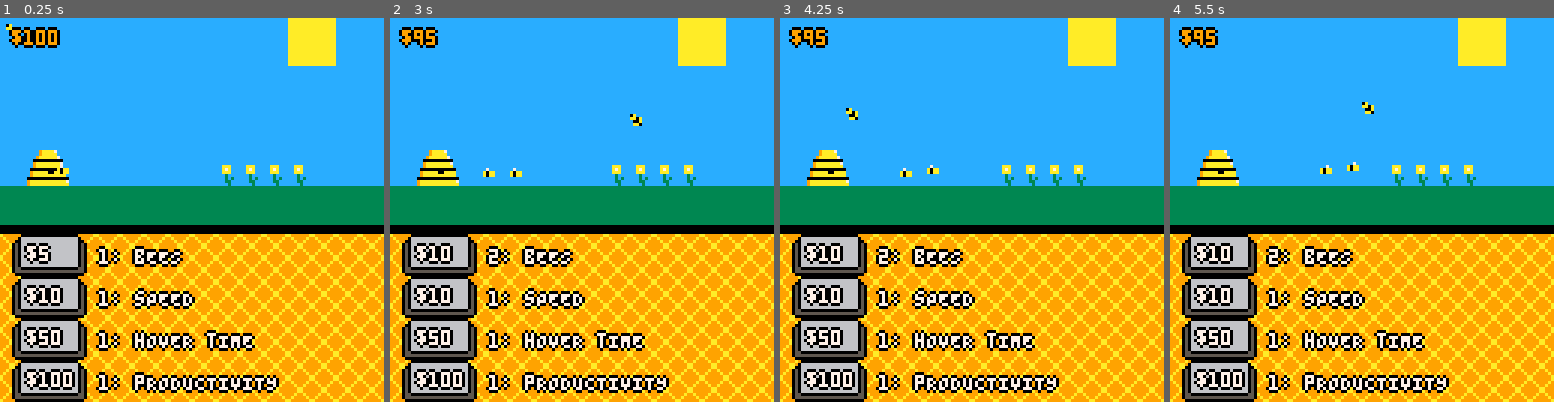
Above: before the commit, frames 1-4 (left to right).
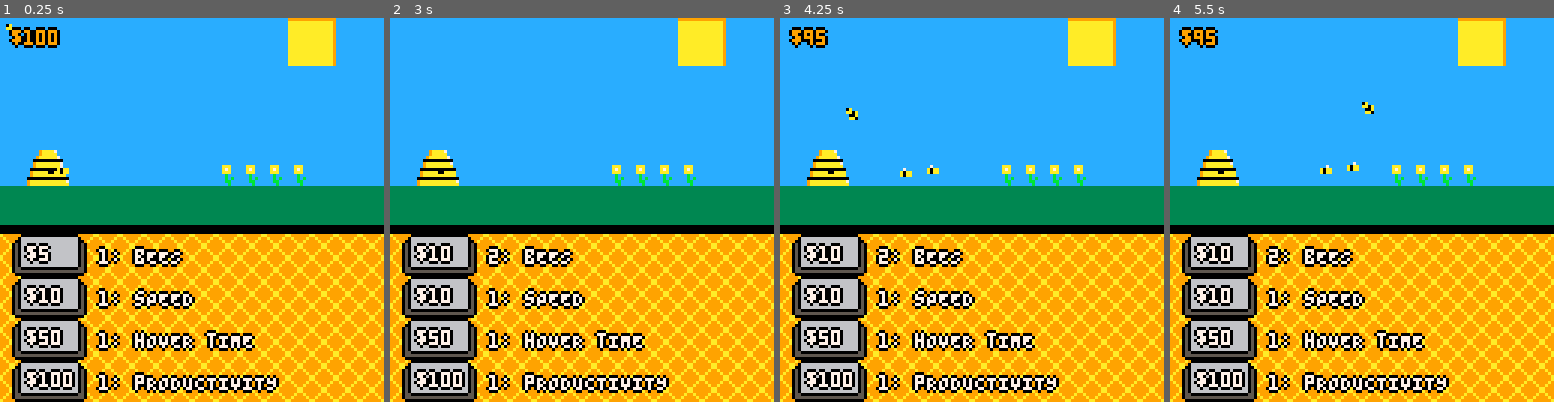
Above: after the commit, the same moments.

Repository: dryzob/pico8-games
Game: PICO-8 cartridge bee.p8
The game is run twice, just before and just after one commit, with the same random seed, the same clock (stepped at 60 frames per second) and the same inputs.
Inputs (mouse positions are in pixels of both pictures, inside the frame that each line leads up to):
- Up to frame 1 (0.25 s): no input
- Up to frame 2 (3 s): tap X (X key) at 0.33, 1.07, 1.85, 2.97 s; click (670, 121) at 0.67 s; click (436, 267) at 1.22 s; click (497, 114) at 1.77 s; click (562, 259) at 2.32 s; click (624, 106) at 2.87 s
- Up to frame 3 (4.25 s): click (1075, 256) at 3.42 s; click (841, 102) at 3.97 s; tap X (X key) at 4.08 s
- Up to frame 4 (5.5 s): click (1292, 248) at 4.52 s; click (1354, 94) at 5.07 s; tap X (X key) at 5.2 s

The runs differ from the first frame. In frame 1, 0.3% of the frame differs, in the area x 58-88%, y 0-44%; in frame 2, 1.0%, in the area x 2-88%, y 0-44%; in frame 3, 0.3%; in frame 4, 0.3%.

Commit message:
Minor update
Added:
World map view

Diff:
--- a/bee.p8
+++ b/bee.p8
@@ -31,6 +31,12 @@
 
 	end
 
+	if btn(❎) then
+		_drw=drw_wldmap
+	else
+		_drw=drw_bview
+	end
+
 
 	click_but()
 	but_bounce()
@@ -114,6 +120,7 @@
 
 
 function drw_bview()
+	camera(0,0)
  -- sprites for bees
  for b in all(bees) do
  	drw_bee(b)
@@ -158,6 +165,10 @@
 	local y=4
 	printb("$"..money,x,y,9)
 end
+
+function drw_wldmap()
+	camera(18*8,0)
+end
 -->8
 --bees
 
@@ -406,20 +417,28 @@
 
 
 
+…(8 lines of a section not shown)…
 __map__
-0505050505050505050505050606050500000000000000000000000000000000000000000000000000000000000000000000000000000000000000000000000000000000000000000000000000000000000000000000000000000000000000000000000000000000000000000000000000000000000000000000000000000000
-0505050505050505050505050606050500000000000000000000000000000000000000000000000000000000000000000000000000000000000000000000000000000000000000000000000000000000000000000000000000000000000000000000000000000000000000000000000000000000000000000000000000000000
-0505050505050505050505050505050500000000000000000000000000000000000000000000000000000000000000000000000000000000000000000000000000000000000000000000000000000000000000000000000000000000000000000000000000000000000000000000000000000000000000000000000000000000
-0505050505050505050505050505050500000000000000000000000000000000000000000000000000000000000000000000000000000000000000000000000000000000000000000000000000000000000000000000000000000000000000000000000000000000000000000000000000000000000000000000000000000000
-0505050505050505050505050505050500000000000000000000000000000000000000000000000000000000000000000000000000000000000000000000000000000000000000000000000000000000000000000000000000000000000000000000000000000000000000000000000000000000000000000000000000000000
-050d0e0505050505050505050505050500000000000000000000000000000000000000000000000000000000000000000000000000000000000000000000000000000000000000000000000000000000000000000000000000000000000000000000000000000000000000000000000000000000000000000000000000000000
-051d1e0505050505050404040405050500000000000000000000000000000000000000000000000000000000000000000000000000000000000000000000000000000000000000000000000000000000000000000000000000000000000000000000000000000000000000000000000000000000000000000000000000000000
-1414141414141414141414141414141400000000000000000000000000000000000000000000000000000000000000000000000000000000000000000000000000000000000000000000000000000000000000000000000000000000000000000000000000000000000000000000000000000000000000000000000000000000
-1010101010101010101010101010101000000000000000000000000000000000000000000000000000000000000000000000000000000000000000000000000000000000000000000000000000000000000000000000000000000000000000000000000000000000000000000000000000000000000000000000000000000000
-1515151515151515151515151515151500000000000000000000000000000000000000000000000000000000000000000000000000000000000000000000000000000000000000000000000000000000000000000000000000000000000000000000000000000000000000000000000000000000000000000000000000000000
-1515151515151515151515151515151500000000000000000000000000000000000000000000000000000000000000000000000000000000000000000000000000000000000000000000000000000000000000000000000000000000000000000000000000000000000000000000000000000000000000000000000000000000
-1515151515151515151515151515151500000000000000000000000000000000000000000000000000000000000000000000000000000000000000000000000000000000000000000000000000000000000000000000000000000000000000000000000000000000000000000000000000000000000000000000000000000000
-1515151515151515151515151515151500000000000000000000000000000000000000000000000000000000000000000000000000000000000000000000000000000000000000000000000000000000000000000000000000000000000000000000000000000000000000000000000000000000000000000000000000000000
-1515151515151515151515151515151500000000000000000000000000000000000000000000000000000000000000000000000000000000000000000000000000000000000000000000000000000000000000000000000000000000000000000000000000000000000000000000000000000000000000000000000000000000
-1515151515151515151515151515151500000000000000000000000000000000000000000000000000000000000000000000000000000000000000000000000000000000000000000000000000000000000000000000000000000000000000000000000000000000000000000000000000000000000000000000000000000000
-1515151515151515151515151515151500000000000000000000000000000000000000000000000000000000000000000000000000000000000000000000000000000000000000000000000000000000000000000000000000000000000000000000000000000000000000000000000000000000000000000000000000000000
+0505050505050505050505050607050500000505050505050505050505050507050500000000000000000000000000000000000000000000000000000000000000000000000000000000000000000000000000000000000000000000000000000000000000000000000000000000000000000000000000000000000000000000
+0505050505050505050505051617050500000505050505050505050505050505050500000000000000000000000000000000000000000000000000000000000000000000000000000000000000000000000000000000000000000000000000000000000000000000000000000000000000000000000000000000000000000000
+0505050505050505050505050505050500002222222222222222222222222222222200000000000000000000000000000000000000000000000000000000000000000000000000000000000000000000000000000000000000000000000000000000000000000000000000000000000000000000000000000000000000000000
+0505050505050505050505050505050500002222222222222222222222222222222200000000000000000000000000000000000000000000000000000000000000000000000000000000000000000000000000000000000000000000000000000000000000000000000000000000000000000000000000000000000000000000
+0505050505050505050505050505050500002222222222222222222222222222222200000000000000000000000000000000000000000000000000000000000000000000000000000000000000000000000000000000000000000000000000000000000000000000000000000000000000000000000000000000000000000000
+050d0e0505050505050505050505050500002222222222222222222222222222222200000000000000000000000000000000000000000000000000000000000000000000000000000000000000000000000000000000000000000000000000000000000000000000000000000000000000000000000000000000000000000000
+051d1e0505050505050404040405050500002222222222222222222222222222222200000000000000000000000000000000000000000000000000000000000000000000000000000000000000000000000000000000000000000000000000000000000000000000000000000000000000000000000000000000000000000000
+1414141414141414141414141414141400002222222222222222222222222222222200000000000000000000000000000000000000000000000000000000000000000000000000000000000000000000000000000000000000000000000000000000000000000000000000000000000000000000000000000000000000000000
+1010101010101010101010101010101000002222222222222222222222222222222200000000000000000000000000000000000000000000000000000000000000000000000000000000000000000000000000000000000000000000000000000000000000000000000000000000000000000000000000000000000000000000
+1515151515151515151515151515151500002222222222222222222222222222222200000000000000000000000000000000000000000000000000000000000000000000000000000000000000000000000000000000000000000000000000000000000000000000000000000000000000000000000000000000000000000000
+1515151515151515151515151515151500002222222222222222222222222222222200000000000000000000000000000000000000000000000000000000000000000000000000000000000000000000000000000000000000000000000000000000000000000000000000000000000000000000000000000000000000000000
+1515151515151515151515151515151500002222222222222222222222222222222200000000000000000000000000000000000000000000000000000000000000000000000000000000000000000000000000000000000000000000000000000000000000000000000000000000000000000000000000000000000000000000
+1515151515151515151515151515151500002222222222222222222222222222222200000000000000000000000000000000000000000000000000000000000000000000000000000000000000000000000000000000000000000000000000000000000000000000000000000000000000000000000000000000000000000000
+1515151515151515151515151515151500002222222222222222222222222222222200000000000000000000000000000000000000000000000000000000000000000000000000000000000000000000000000000000000000000000000000000000000000000000000000000000000000000000000000000000000000000000
+1515151515151515151515151515151500002222222222222222222222222222222200000000000000000000000000000000000000000000000000000000000000000000000000000000000000000000000000000000000000000000000000000000000000000000000000000000000000000000000000000000000000000000
+1515151515151515151515151515151500002222222222222222222222222222222200000000000000000000000000000000000000000000000000000000000000000000000000000000000000000000000000000000000000000000000000000000000000000000000000000000000000000000000000000000000000000000
Not shown, changed: 24 lines of the sprite sheet (__gfx__) section of bee.p8
